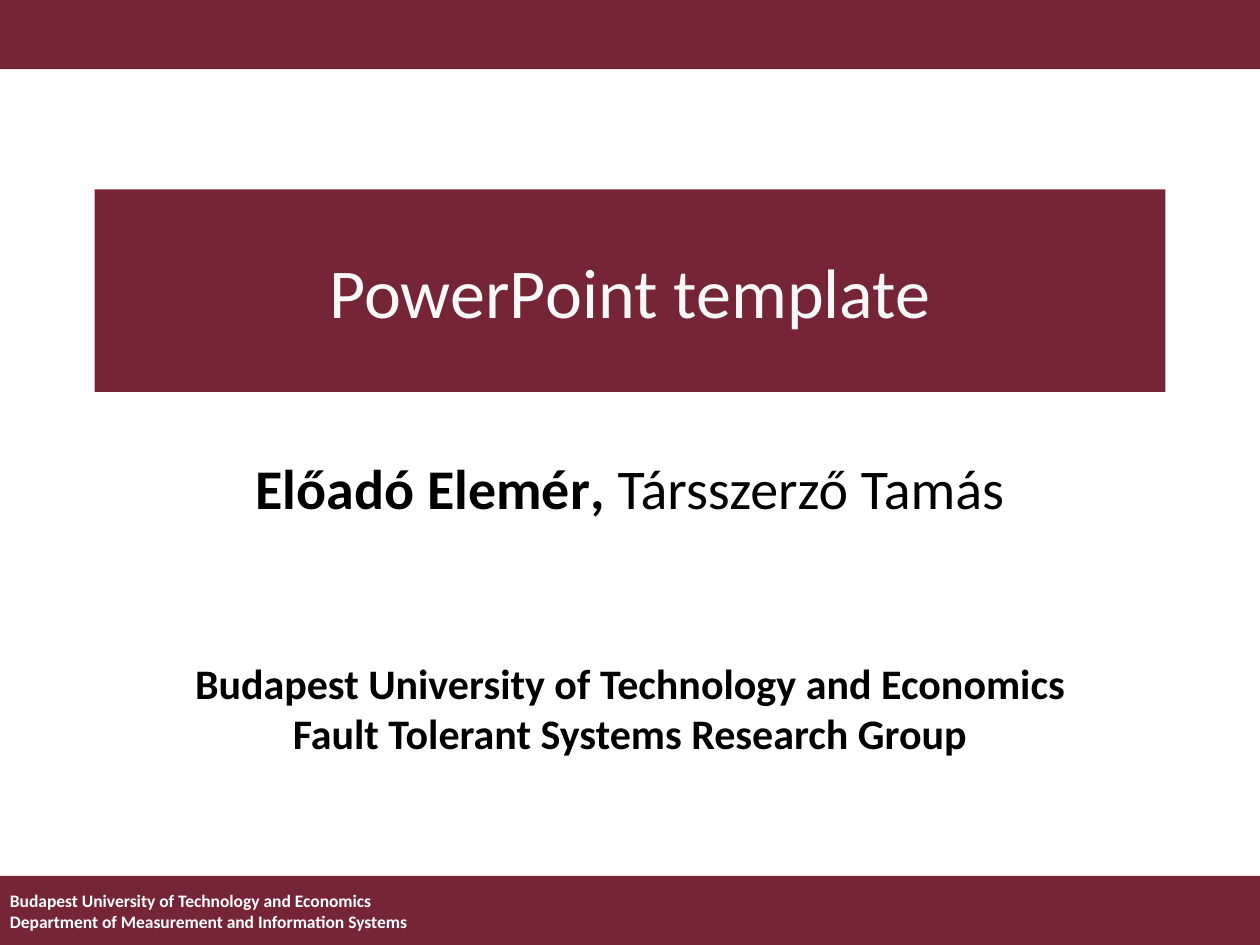
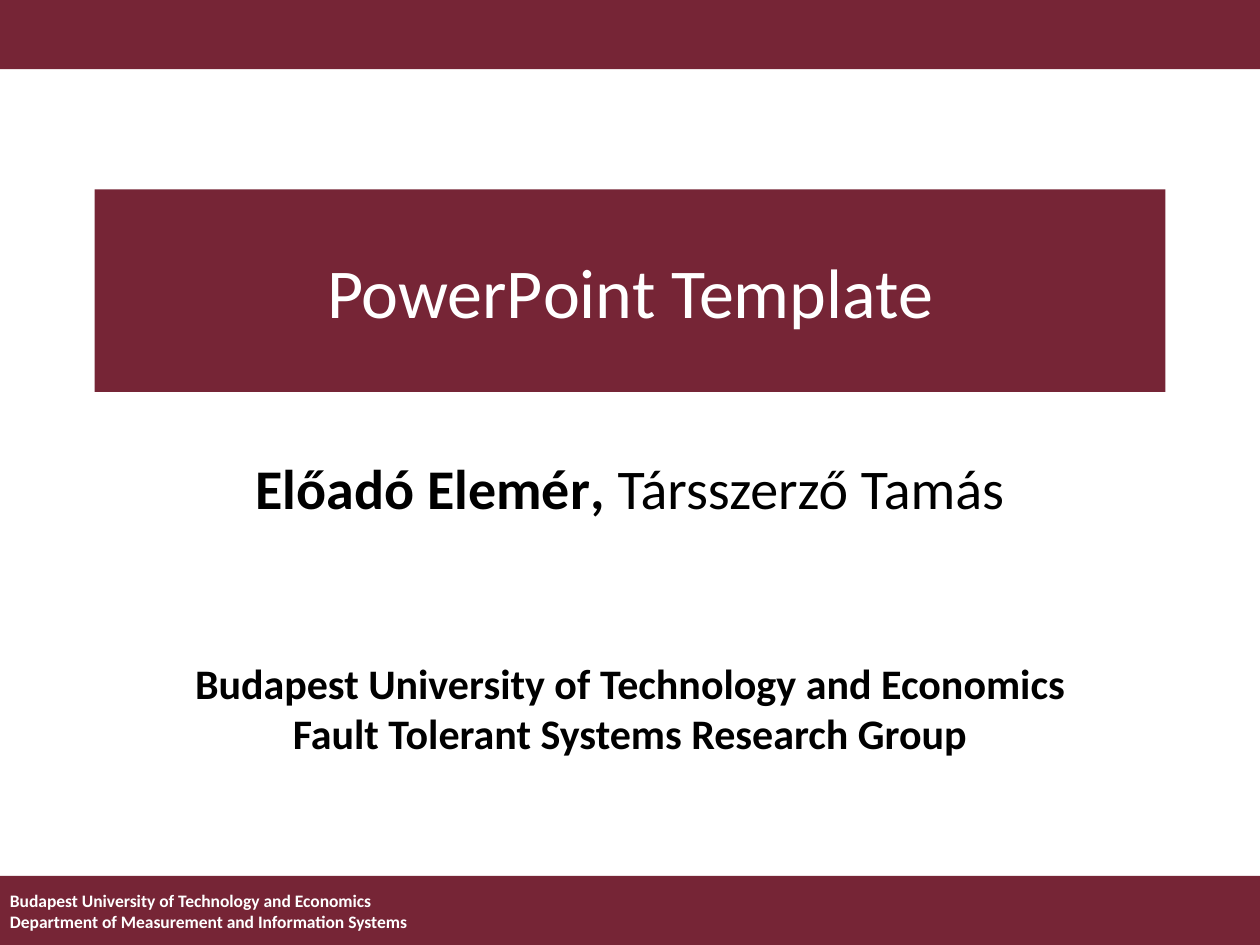
Before and after one commit to ftsrg/templates, a slide deck: slide 1 of templates/ftsrg-presentation.pptx. Drawn at 1260x945 pixels with LibreOffice and Linux fonts; fonts in the diff are those of the drawing; background and template pictures are left out. Boxes give left, top, right and bottom in pixels: in the first picture for what was removed or moved away, otherwise in the second. Text is boxed around its words. In the diff, an @@ line names an element or a change of style, - is before the commit and + after.

```diff
--- a/templates/ftsrg-presentation.pptx
+++ b/templates/ftsrg-presentation.pptx
@@ title at bbox=[327, 269, 933, 330]: text changed; text colour #F8F8F8 to #FFFFFF @@
-PowerPoint template
+PowerPoint Template
```
Also in this commit, not shown: 2 other slides changed.
